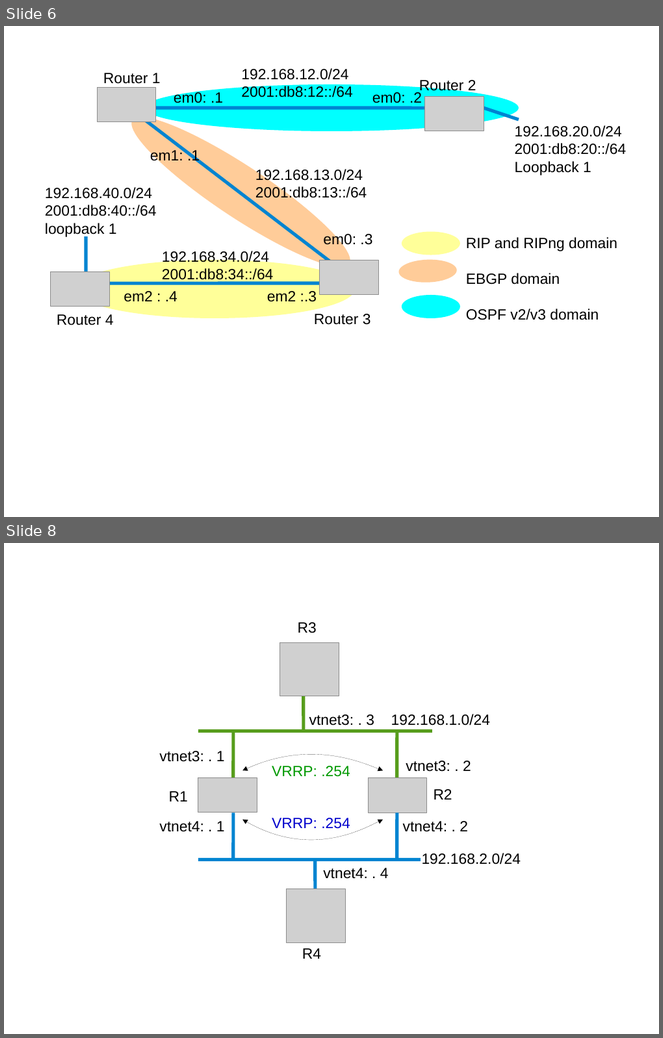
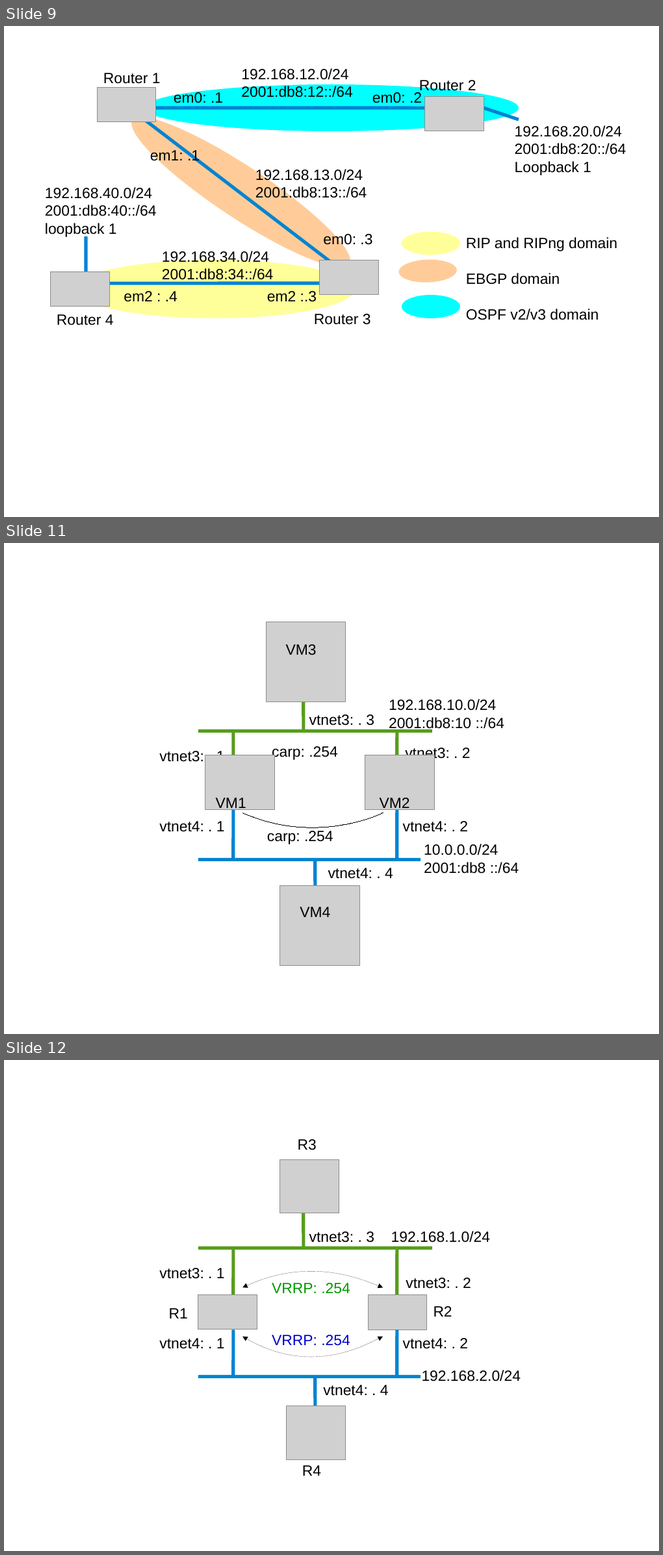
Before and after one commit to ocochard/BSDRP, a slide deck: docs/labs.examples.odp. Shown one above the other, each under a label of ours: slides 6 and 8 before the commit, slides 9, 11 and 12 after it; the slides between them are not shown. The pictures are 663x1038 and 663x1555 pixels, drawn with LibreOffice and Linux fonts; fonts in the diff are those of the drawing; grey boxes stand for pictures. Boxes give left, top, right and bottom in pixels: in the first picture for what was removed or moved away, otherwise in the second. Text is boxed around its words. In the diff, an @@ line names an element or a change of style, - is before the commit and + after.

```diff
--- a/docs/labs.examples.odp
+++ b/docs/labs.examples.odp
@@ slide 11 added at (4, 543, 659, 1034), background #FFFFFF @@
@@ picture added at (266, 622, 346, 702) @@
@@ text added at (286, 644, 317, 655), 18 pt, text #000000 @@
+VM3
@@ line added from (304, 696) to (304, 731), #579D1C 4 pt @@
@@ text added at (310, 715, 374, 726), 18 pt, text #000000 @@
+vtnet3: . 3
@@ text added at (389, 699, 504, 732), 18 pt, text #000000 @@
+192.168.10.0/24
+2001:db8:10 ::/64
@@ line added from (432, 731) to (198, 731), #579D1C 4 pt @@
@@ line added from (233, 778) to (233, 731), #579D1C 4 pt @@
@@ line added from (397, 778) to (397, 731), #579D1C 4 pt @@
@@ text added at (159, 749, 225, 762), 18 pt, text #000000 @@
+vtnet3: . 1
@@ picture added at (206, 756, 275, 810) @@
@@ text added at (272, 746, 337, 761), 18 pt, text #000000 @@
+carp: .254
@@ picture added at (365, 756, 434, 810) @@
@@ text added at (405, 748, 471, 761), 18 pt, text #000000 @@
+vtnet3: . 2
@@ text added at (216, 798, 246, 811), 18 pt, text #000000 @@
+VM1
@@ line added from (233, 860) to (233, 800), #0084D1 4 pt @@
@@ freeform shape added at (243, 813, 384, 828), outline #000000 0 pt @@
@@ text added at (380, 798, 410, 811), 18 pt, text #000000 @@
+VM2
@@ line added from (397, 860) to (397, 805), #0084D1 4 pt @@
@@ text added at (159, 821, 225, 832), 18 pt, text #000000 @@
+vtnet4: . 1
@@ text added at (267, 831, 333, 845), 18 pt, text #000000 @@
+carp: .254
@@ text added at (403, 821, 468, 832), 18 pt, text #000000 @@
+vtnet4: . 2
@@ text added at (424, 844, 519, 874), 18 pt, text #000000 @@
+10.0.0.0/24
+2001:db8 ::/64
@@ line added from (421, 860) to (198, 860), #0084D1 4 pt @@
@@ line added from (315, 860) to (315, 895), #0084D1 4 pt @@
@@ text added at (328, 868, 393, 879), 18 pt, text #000000 @@
+vtnet4: . 4
@@ picture added at (280, 886, 360, 965) @@
@@ text added at (300, 907, 330, 917), 18 pt, text #000000 @@
+VM4
@@ what was slide 6 is now slide 9 @@
@@ what was slide 8 is now slide 12 @@
```
Also in this commit, not shown: 8 slides changed, 6 other slides added, 1 slide removed, 11 other files.
